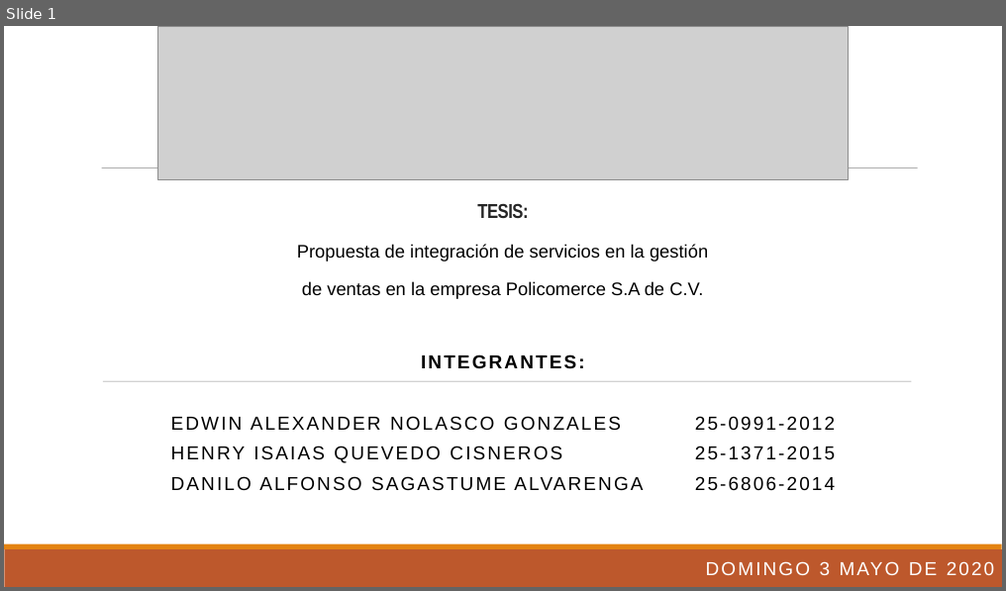
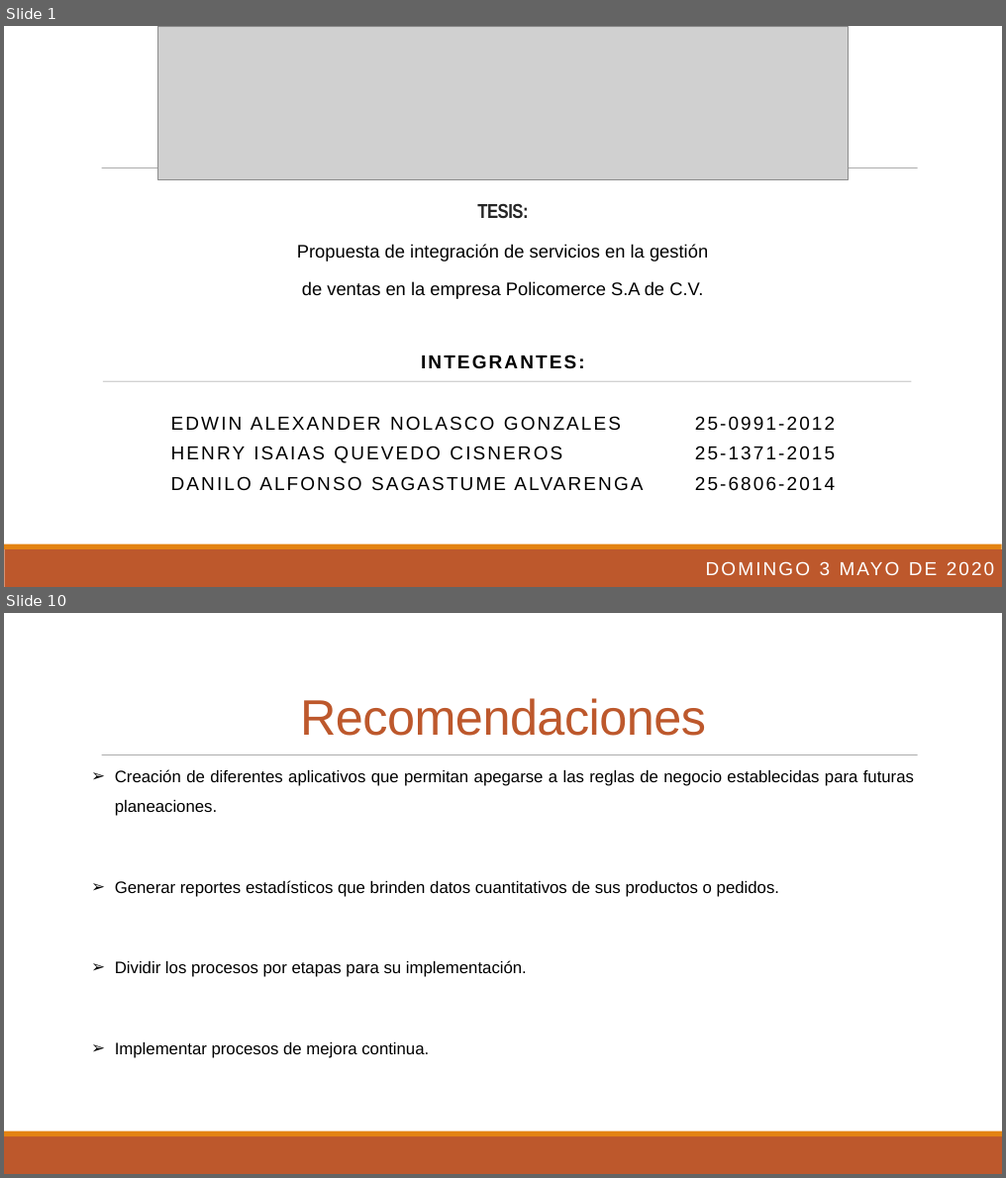
Before and after one commit to Edwinutec2017/tesisoracle-, a slide deck: nuevo/diapositiva_policomerce.pptx. Shown one above the other, each under a label of ours: slide 1 before the commit, slides 1 and 10 after it; the slides between them are not shown. The pictures are 1006x591 and 1006x1178 pixels, drawn with LibreOffice and Linux fonts; fonts in the diff are those of the drawing; grey boxes stand for pictures. Boxes give left, top, right and bottom in pixels: in the first picture for what was removed or moved away, otherwise in the second. Text is boxed around its words. In the diff, an @@ line names an element or a change of style, - is before the commit and + after.

```diff
--- a/nuevo/diapositiva_policomerce.pptx
+++ b/nuevo/diapositiva_policomerce.pptx
@@ slide 10 added at [4, 613, 1002, 1174], background #FFFFFF; not listed: 3 template elements that a slide beside it also shows @@
@@ title added at [300, 698, 706, 736], 48 pt, text #BD582C @@
+Recomendaciones
@@ subtitle added at [115, 769, 914, 1059], 16 pt, text #000000 @@
+➢ Creación de diferentes aplicativos que permitan apegarse a las reglas de negocio establecidas para futuras planeaciones.
+➢ Generar reportes estadísticos que brinden datos cuantitativos de sus productos o pedidos.
+➢ Dividir los procesos por etapas para su implementación.
+➢ Implementar procesos de mejora continua.
```
Also in this commit, not shown: 8 slides changed, 1 slide removed, 1 other file.
